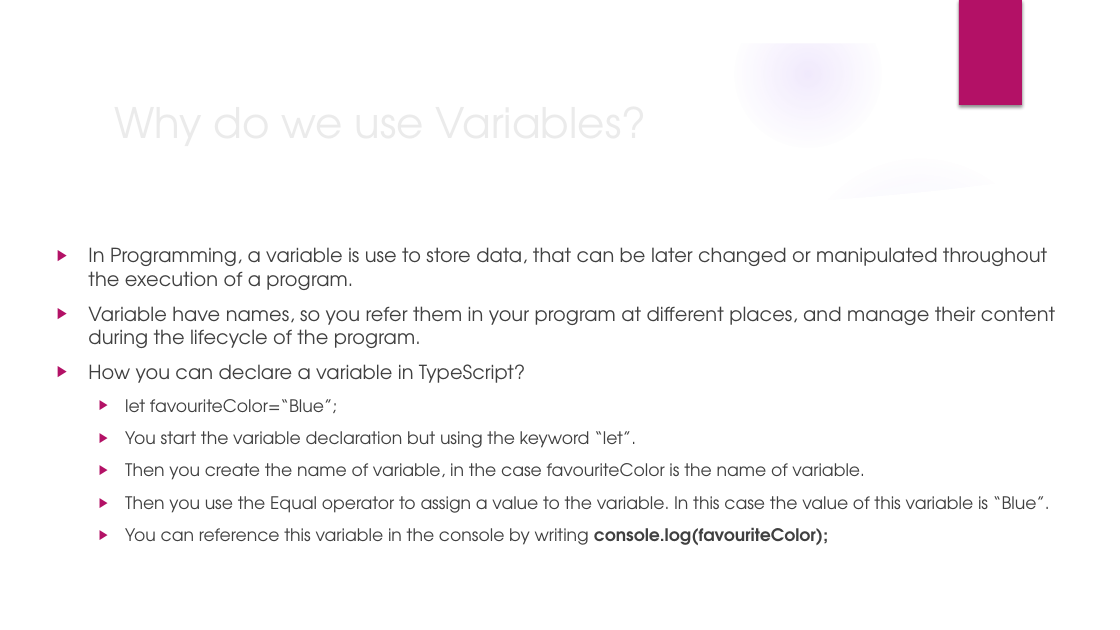
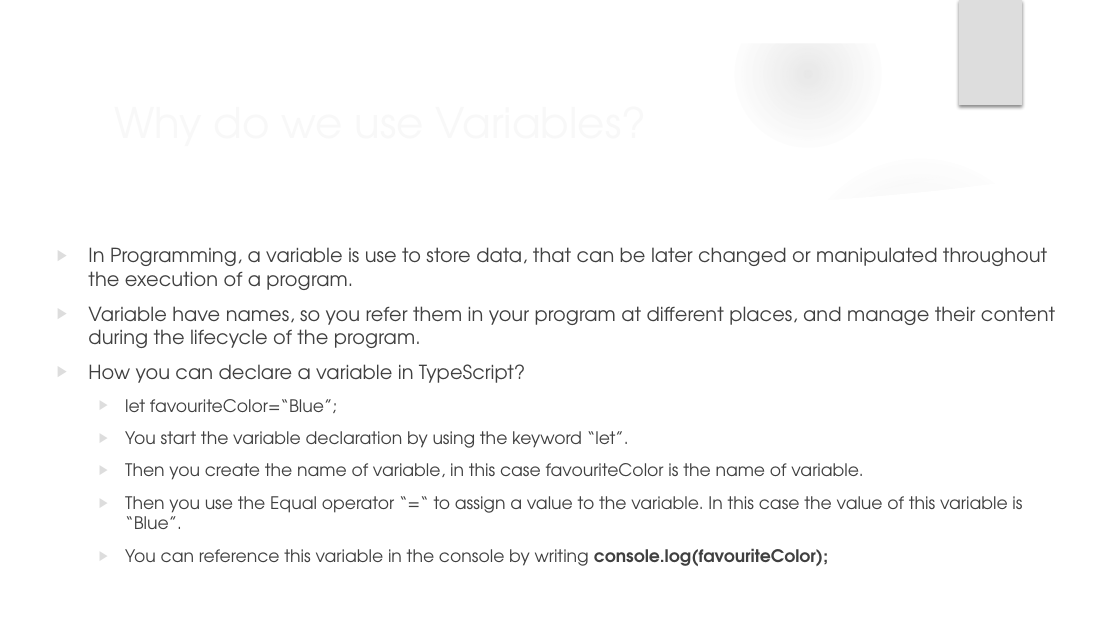
Before and after one commit to fkhan79/giaic_fmk, a slide deck: slide 10 of presentations/GIAIC_01-Introduction to Programming.pptx. Drawn at 1120x630 pixels with LibreOffice and Linux fonts; fonts in the diff are those of the drawing; background and template pictures are left out. Boxes give left, top, right and bottom in pixels: in the first picture for what was removed or moved away, otherwise in the second. Text is boxed around its words. In the diff, an @@ line names an element or a change of style, - is before the commit and + after.

Commit message:
Minor Updates

```diff
--- a/presentations/GIAIC_01-Introduction to Programming.pptx
+++ b/presentations/GIAIC_01-Introduction to Programming.pptx
@@ fill gradient #9B6BF2 to gradient #5F5F5F in 4 elements at [0,245,385,630], [0,266,217,483], [791,539,881,630], [735,1,882,148] @@
@@ rectangle at [959,0,1022,105]: fill #B31166 to #DDDDDD @@
@@ title "Why do we use Variables?" at [106,89,911,154]: text colour #EBEBEB to #F8F8F8 @@
@@ text at [88,247,1055,566]: bullet colour #B31166 to #DDDDDD @@
@@ text at [125,431,1022,529]: text changed @@
-  ▶ You start the variable declaration but using the keyword “let”.
-  ▶ Then you create the name of variable, in the case favouriteColor is the name of variable.
-  ▶ Then you use the Equal operator to assign a value to the variable. In this case the value of this variable is “Blue”.
+  ▶ You start the variable declaration by using the keyword “let”.
+  ▶ Then you create the name of variable, in this case favouriteColor is the name of variable.
+  ▶ Then you use the Equal operator “=“ to assign a value to the variable. In this case the value of this variable is “Blue”.
```
Also in this commit, not shown: 25 other slides changed.
